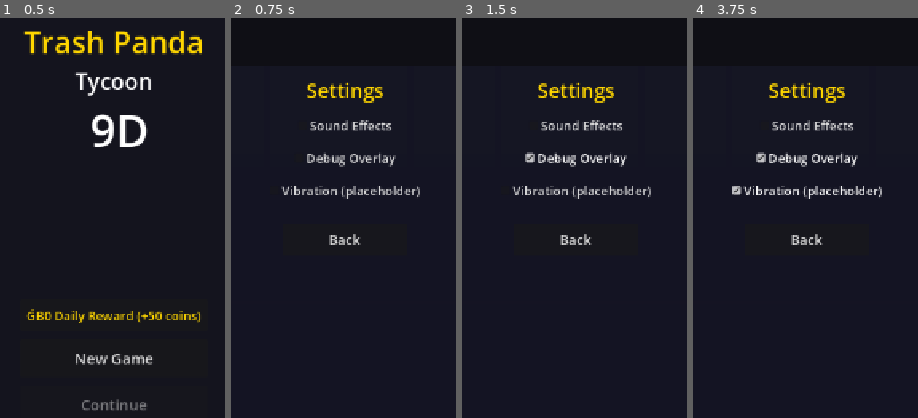
Above: before the commit, frames 1-4 (left to right).
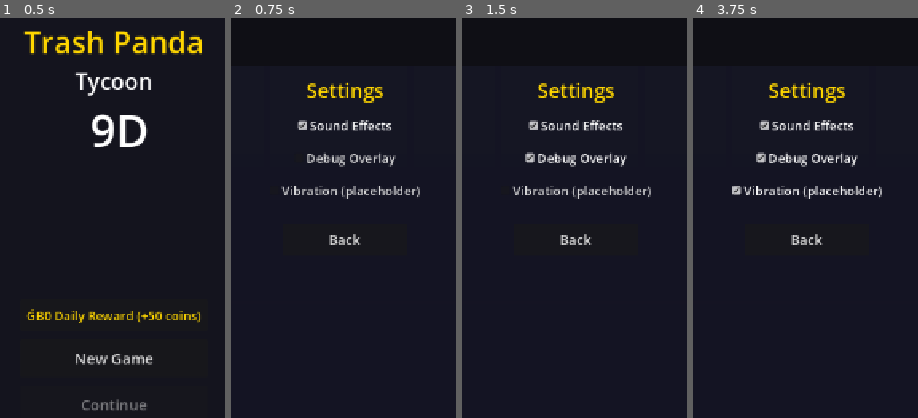
Above: after the commit, the same moments.

Repository: jerrygooch/trash-panda-tycoon
Game: Godot game, scene res://Main.tscn
Two runs of this game, one before a commit and one after it. Both use one fixed random seed, a clock stepped at 60 frames per second and the inputs below.
Inputs:
- Up to frame 1 (0.5 s): no input
- Up to frame 2 (0.75 s): click "New Game" at 0.5 s
- Up to frame 3 (1.5 s): click "Debug Overlay" at 1.25 s
- Up to frame 4 (3.75 s): click "#F8" at 2 s; click "DBG" at 2.75 s; click "Vibration (placeholder)" at 3.5 s
The pictures show only the part of the screen within x 25-75%, y 10-60%; the shares and areas given below are measured in that part.

Frame 1 is identical in both runs. In frame 2, 0.2% of the frame differs, in the area x 29-71%, y 25-28%; in frame 3, 0.2%; in frame 4, 0.2%.
Error before the commit: Invalid assignment of property or key 'button_pressed' with value of type 'bool' on a base object of type 'null instance'. (res://scripts/ui/settings_screen.gd…

Commit message:
Fix runtime signal connections and node paths
Godot 4 cannot resolve custom signals via dot notation on
base-typed variables (: Control). Switched to string-based
obj.connect('name', callable). Fixed % prefix in
get_node_or_null() paths. Fixes by OpenCode Big Pickle.

Diff:
--- a/scripts/game/game_manager.gd
+++ b/scripts/game/game_manager.gd
@@ -36,7 +36,7 @@
 	_load_bins()
 	_setup_timers()
 	_connect_signals()
-	_settings_screen.settings_closed.connect(_on_settings_closed)
+	_settings_screen.connect("settings_closed", _on_settings_closed)
 	# Auto-start first round when the game scene loads
 	start_round()
 
@@ -81,15 +81,15 @@
 
 
 func _connect_signals() -> void:
-	_results_screen.next_round_requested.connect(_on_next_round)
-	_results_screen.upgrade_requested.connect(_on_upgrade_requested)
-	_results_screen.watch_ad_requested.connect(_on_watch_ad_requested)
-	_upgrade_screen.upgrades_closed.connect(_on_upgrades_closed)
-	_pause_menu.resume_requested.connect(_on_resume)
-	_pause_menu.restart_requested.connect(_on_restart_round)
-	_pause_menu.settings_requested.connect(_on_settings)
-	_pause_menu.main_menu_requested.connect(_on_main_menu)
-	_hud.pause_pressed.connect(_on_pause)
+	_results_screen.connect("next_round_requested", _on_next_round)
+	_results_screen.connect("upgrade_requested", _on_upgrade_requested)
+	_results_screen.connect("watch_ad_requested", _on_watch_ad_requested)
+	_upgrade_screen.connect("upgrades_closed", _on_upgrades_closed)
+	_pause_menu.connect("resume_requested", _on_resume)
+	_pause_menu.connect("restart_requested", _on_restart_round)
+	_pause_menu.connect("settings_requested", _on_settings)
+	_pause_menu.connect("main_menu_requested", _on_main_menu)
+	_hud.connect("pause_pressed", _on_pause)
 
 
 func start_round() -> void:
@@ -217,7 +217,7 @@
 
 func _increase_mess_and_check() -> void:
 	_mess_level += 1
-	var mess_bar = _hud.get_node_or_null("%MessBar")
+	var mess_bar = _hud.get_node_or_null("MessBar")
 	if mess_bar:
 		var tween: Tween = create_tween()
 		tween.tween_property(mess_bar, "modulate:a", 0.6, 0.05)
@@ -417,7 +417,7 @@
 
 func _on_watch_ad_requested() -> void:
 	if GameState.round_ad_claimed: return
-	var ad_btn: Button = _results_screen.get_node_or_null("%WatchAdButton")
+	var ad_btn: Button = _results_screen.get_node_or_null("Scroll/VBox/WatchAdButton")
 	if ad_btn:
 		ad_btn.disabled = true
 		ad_btn.text = "Loading..."
--- a/scripts/ui/hud.gd
+++ b/scripts/ui/hud.gd
@@ -9,17 +9,17 @@
 var _debug_visible: bool = false
 var _mess_danger_shown: bool = false
 
-@onready var _coins_label: Label = %CoinsLabel
-@onready var _timer_label: Label = %TimerLabel
-@onready var _mess_bar: ProgressBar = %MessBar
-@onready var _mess_label: Label = %MessLabel
-@onready var _round_label: Label = %RoundLabel
-@onready var _level_label: Label = %LevelLabel
-@onready var _combo_label: Label = %ComboLabel
-@onready var _pause_btn: Button = %PauseButton
-@onready var _debug_btn: Button = %DebugButton
-@onready var _debug_label: Label = %DebugLabel
-@onready var _danger_label: Label = %DangerLabel
+@onready var _coins_label: Label = $Grid/CoinsLabel
+@onready var _timer_label: Label = $TimerLabel
+@onready var _mess_bar: ProgressBar = $MessBar
+@onready var _mess_label: Label = $MessLabel
+@onready var _round_label: Label = $Grid/RoundLabel
+@onready var _level_label: Label = $Grid/LevelLabel
+@onready var _combo_label: Label = $ComboLabel
+@onready var _pause_btn: Button = $PauseButton
+@onready var _debug_btn: Button = $DebugButton
+@onready var _debug_label: Label = $DebugLabel
+@onready var _danger_label: Label = $DangerLabel
 
 
 func _ready() -> void:
--- a/scripts/ui/results_screen.gd
+++ b/scripts/ui/results_screen.gd
@@ -12,16 +12,28 @@
 func display_results(results: Dictionary) -> void:
 	_results_data = results
 
-	%RoundResultsLabel.text = "Round " + str(results.get("round_number", 0)) + " Complete!"
-	%CoinsEarnedLabel.text = "\U0001FA99 " + str(results.get("coins", 0))
-	%CorrectLabel.text = "\U00002705 Correct: " + str(results.get("correct", 0))
-	%WrongLabel.text = "\U0000274C Wrong: " + str(results.get("wrong", 0))
-	%MissedLabel.text = "\U0001F4A8 Missed: " + str(results.get("missed", 0))
+	var rrl: Label = $Scroll/VBox/RoundResultsLabel
+	var cel: Label = $Scroll/VBox/CoinsEarnedLabel
+	var cl: Label = $Scroll/VBox/CorrectLabel
+	var wl: Label = $Scroll/VBox/WrongLabel
+	var ml: Label = $Scroll/VBox/MissedLabel
+	var tl: Label = $Scroll/VBox/TotalCoinsLabel
+	var el: Label = $Scroll/VBox/EmpireLabel
+	var col: Label = $Scroll/VBox/ComboLabel
+	var misl: Label = $Scroll/VBox/MissionLabel
+	var mcb: Button = $Scroll/VBox/MissionClaimButton
+	var wab: Button = $Scroll/VBox/WatchAdButton
+
+	if rrl: rrl.text = "Round " + str(results.get("round_number", 0)) + " Complete!"
+	if cel: cel.text = "\U0001FA99 " + str(results.get("coins", 0))
+	if cl: cl.text = "\U00002705 Correct: " + str(results.get("correct", 0))
+	if wl: wl.text = "\U0000274C Wrong: " + str(results.get("wrong", 0))
+	if ml: ml.text = "\U0001F4A8 Missed: " + str(results.get("missed", 0))
 
 	var max_combo: int = results.get("max_combo", 0)
-	%ComboLabel.text = "\U0001F525 Best Combo: x" + str(max_combo) if max_combo >= 2 else ""
-	%TotalCoinsLabel.text = "Total: \U0001FA99 " + str(results.get("total_coins", 0))
-	%EmpireLabel.text = "\U0001F3C6 Empire Level: " + str(results.get("empire_level", 0))
+	if col: col.text = "\U0001F525 Best Combo: x" + str(max_combo) if max_combo >= 2 else ""
+	if tl: tl.text = "Total: \U0001FA99 " + str(results.get("total_coins", 0))
+	if el: el.text = "\U0001F3C6 Empire Level: " + str(results.get("empire_level", 0))
 
 	# Missions
 	var missions: Array = results.get("missions", [])
@@ -35,17 +47,18 @@
 		if m.completed and not m.claimed:
 			any_active = true
 	mission_header = "--- Missions ---\n" if not mission_text.is_empty() else ""
-	%MissionLabel.text = mission_header + mission_text.strip_edges()
+	if misl: misl.text = mission_header + mission_text.strip_edges()
 
 	# Show claim button if any missions completed but unclaimed
-	if %MissionClaimButton:
-		%MissionClaimButton.visible = any_active
+	if mcb:
+		mcb.visible = any_active
 
 	# Reset ad button if not claimed
 	if GameState and not GameState.round_ad_claimed:
-		%WatchAdButton.disabled = false
-		%WatchAdButton.text = "Watch Ad x2"
-		%WatchAdButton.add_theme_color_override("font_color", Color(1, 0.84, 0, 1))
+		if wab:
+			wab.disabled = false
+			wab.text = "Watch Ad x2"
+			wab.add_theme_color_override("font_color", Color(1, 0.84, 0, 1))
 
 
 func _on_claim_missions_pressed() -> void:
--- a/scripts/ui/settings_screen.gd
+++ b/scripts/ui/settings_screen.gd
@@ -4,9 +4,9 @@
 
 signal settings_closed()
 
-@onready var _sfx_toggle: CheckBox = %SfxToggle
-@onready var _debug_toggle: CheckBox = %DebugToggle
-@onready var _vibration_toggle: CheckBox = %VibrationToggle
+@onready var _sfx_toggle: CheckBox = $Panel/VBox/SfxToggle
+@onready var _debug_toggle: CheckBox = $Panel/VBox/DebugToggle
+@onready var _vibration_toggle: CheckBox = $Panel/VBox/VibrationToggle
 
 
 func _ready() -> void:
@@ -15,9 +15,12 @@
 
 func _load_settings() -> void:
 	var s: Dictionary = GameState.settings
-	_sfx_toggle.button_pressed = s.get("sfx_enabled", true)
-	_debug_toggle.button_pressed = s.get("debug_overlay", false)
-	_vibration_toggle.button_pressed = s.get("vibration_enabled", false)
+	if _sfx_toggle:
+		_sfx_toggle.button_pressed = s.get("sfx_enabled", true)
+	if _debug_toggle:
+		_debug_toggle.button_pressed = s.get("debug_overlay", false)
+	if _vibration_toggle:
+		_vibration_toggle.button_pressed = s.get("vibration_enabled", false)
 
 
 func _on_sfx_toggled(toggled: bool) -> void:
@@ -29,7 +32,7 @@
 	GameState.settings.debug_overlay = toggled
 	SaveSystem.save_game()
 	# Update HUD debug overlay visibility
-	var hud = get_node_or_null("/root/Game/%Hud")
+	var hud = get_tree().root.get_node_or_null("Main/Game/Hud")
 	if hud and hud.has_method("_toggle_debug"):
 		hud._toggle_debug()
 
--- a/scripts/ui/upgrade_screen.gd
+++ b/scripts/ui/upgrade_screen.gd
@@ -24,7 +24,7 @@
 
 
 func _build_upgrade_list() -> void:
-	var container: VBoxContainer = %UpgradeListContainer
+	var container: VBoxContainer = $Panel/VBoxContainer/ScrollContainer/UpgradeListContainer
 	if not container: return
 	for child in container.get_children(): child.queue_free()
 
@@ -131,7 +131,7 @@
 
 
 func _show() -> void:
-	var coins_label: Label = %CoinsLabel
+	var coins_label: Label = $Panel/VBoxContainer/CoinsLabel
 	if coins_label:
 		coins_label.text = "\U0001FA99 " + str(GameState.total_coins)
 	for upgrade in _upgrade_data:
